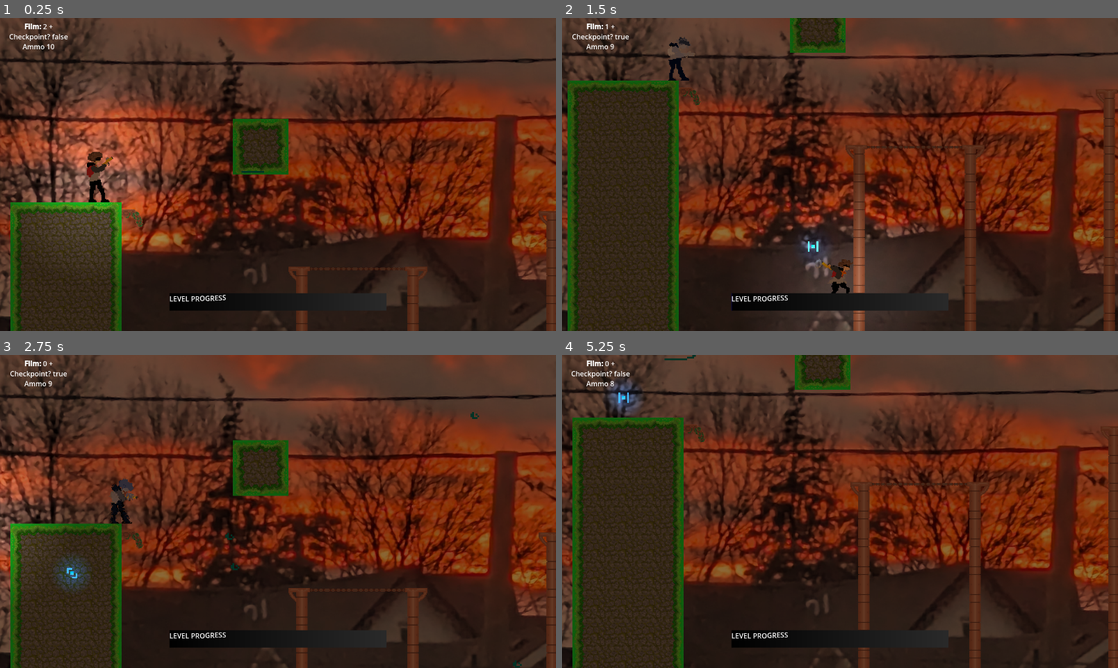
Above: before the commit, frames 1-4 (two rows, left to right).
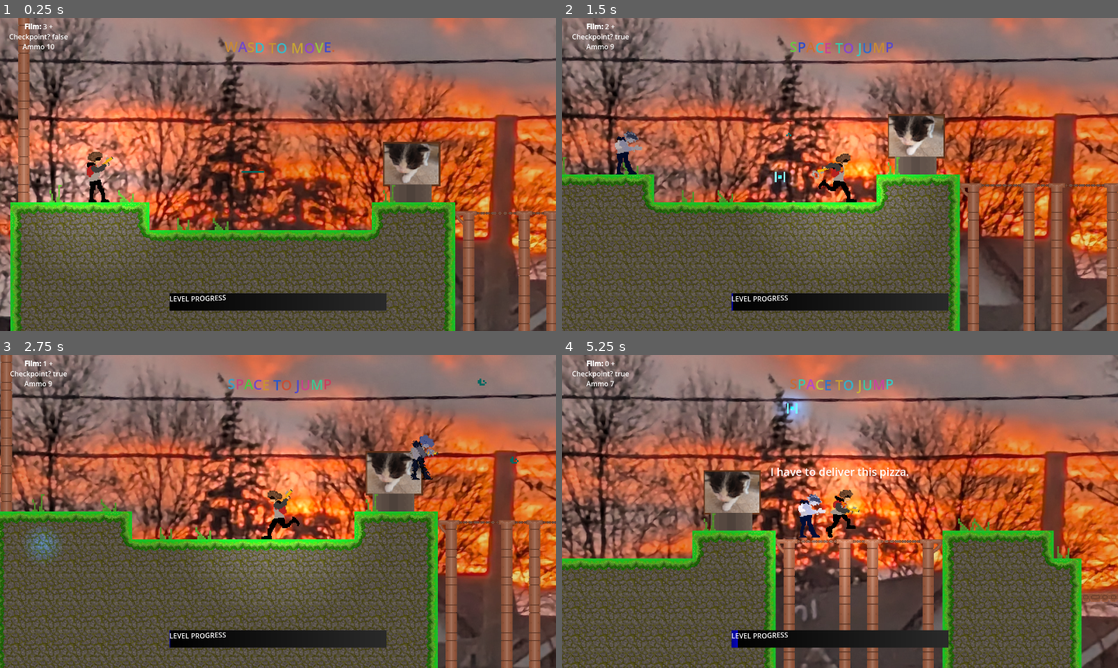
Above: after the commit, the same moments.

Repository: Kamedeco/HAVEN_JAW
Game: Godot game, scene res://scenes/world.tscn
The game is run twice, just before and just after one commit, with the same random seed, the same clock (stepped at 60 frames per second) and the same inputs.
Inputs (mouse positions are in pixels of both pictures, inside the frame that each line leads up to):
- Up to frame 1 (0.25 s): no input
- Up to frame 2 (1.5 s): move the mouse to (962, 158) at 0.52 s; hold D (Right) from 0.53 s (still down); right-click (962, 158) at 0.6 s; tap Space (Jump) at 0.77 s; move the mouse to (728, 190) at 1.27 s; click (728, 190) at 1.35 s
- Up to frame 3 (2.75 s): tap Space (Jump) at 1.52 s; move the mouse to (333, 442) at 2.02 s; release D (Right) at 2.03 s; hold A (Left) from 2.03 s (still down); right-click (333, 442) at 2.1 s
- Up to frame 4 (5.25 s): move the mouse to (812, 574) at 2.77 s; release A (Left) at 2.78 s; hold D (Right) 2.78-4.28 s; click (812, 574) at 2.85 s; tap Space (Jump) at 3.02, 3.77, 4.52 s; move the mouse to (1006, 558) at 3.52 s; right-click (1006, 558) at 3.6 s; move the mouse to (673, 464) at 4.27 s; hold A (Left) 4.28-5.03 s; click (673, 464) at 4.35 s; move the mouse to (867, 511) at 5.02 s; hold D (Right) from 5.03 s (still down); right-click (867, 511) at 5.1 s

The runs differ from the first frame. In frame 1, 95% of the frame differs, in the area x 0-100%, y 0-100%; in frame 2, 92%; in frame 3, 94%; in frame 4, 92%.

Commit message:
a

Diff:
--- a/Scripts/global.gd
+++ b/Scripts/global.gd
@@ -1,11 +1,11 @@
 extends Node
 var player_ammo = 10
-var player_film = 2
+var player_film = 3
 var film_multiple = 1
 var checkpoint = Vector2(0, 0)
 var checkpointed = false
 var player_pos = Vector2(0, 0)
 var diaCount = 0
-var attempt = 1
+var attempt = 0
 
 var pExists = false
--- a/Scripts/player_bullet.gd
+++ b/Scripts/player_bullet.gd
@@ -7,6 +7,16 @@
 	position += vect * speed * delta
 
 func _on_Bullet_body_entered(body):
-	if body.is_in_group("mobs"):
+	print("I'm inside")
+	if body.is_in_group("enemy"):
 		body.queue_free()
-	queue_free()
+		queue_free()
+
+
+func _on_body_entered(body: Node2D) -> void:
+	print("I'm inside")
+	print("Body groups: ", body.get_groups())
+	if body.is_in_group("enemy"):
+
+		body.kill()
+		queue_free()
--- a/scenes/enemies.gd
+++ b/scenes/enemies.gd
@@ -1,7 +1,7 @@
 extends CharacterBody2D
 #const projectile = preload("res://scenes/projectile.tscn")
 var inDetection = false
-
+var alive = true
 func _on_ready():
 	Global.pExists = false
 
@@ -12,9 +12,16 @@
 	$enemyHeadSpr.set_flip_h(true)
 	$enemyHeadSpr.offset.y = 0
 	$enemyHeadSpr.offset.x = 16
-	if Global.attempt >0:
+	if Global.attempt >0 and alive == true:
+		$killzone/bodycol.disabled = false
 		print("GOOOOOO")
 		var vect = Global.player_pos - position + Vector2(-190, -100)
 		vect = vect.normalized()
 		position += vect*delta*100
 		pass
+	elif alive == false:
+		$killzone/bodycol.disabled = true
+		position.y += 6
+		$".".rotation += 0.02
+func kill():
+	alive = false
--- a/scenes/enemies.tscn
+++ b/scenes/enemies.tscn
@@ -8,6 +8,8 @@
 
 [sub_resource type="RectangleShape2D" id="RectangleShape2D_010eu"]
 size = Vector2(12.138786, 20.049156)
+
+[sub_resource type="RectangleShape2D" id="RectangleShape2D_djfxq"]
 
 [node name="enemy" type="CharacterBody2D" unique_id=1274718360 groups=["enemy"]]
 position = Vector2(-191, -94)
@@ -35,3 +37,8 @@
 color = Color(0.99999994, 0.174173, 0.12721539, 1)
 texture = ExtResource("5_pfngh")
 texture_scale = 0.5
+
+[node name="CollisionShape2D" type="CollisionShape2D" parent="." unique_id=1127939438]
+position = Vector2(187.77766, 97.393776)
+scale = Vector2(2, 2)
+shape = SubResource("RectangleShape2D_djfxq")
--- a/scenes/player_bullet.tscn
+++ b/scenes/player_bullet.tscn
@@ -40,6 +40,8 @@
 "speed": 10.0
 }]
 
+[sub_resource type="CircleShape2D" id="CircleShape2D_djfxq"]
+
 [node name="Player_bullet" type="Area2D" unique_id=1949419481]
 script = ExtResource("1_46jqs")
 
@@ -53,3 +55,8 @@
 color = Color(0, 0.46666667, 1, 1)
 texture = ExtResource("3_0cue5")
 texture_scale = 0.2
+
+[node name="CollisionShape2D" type="CollisionShape2D" parent="." unique_id=1732671290]
+shape = SubResource("CircleShape2D_djfxq")
+
+[connection signal="body_entered" from="." to="." method="_on_body_entered"]
--- a/scenes/world.gd
+++ b/scenes/world.gd
@@ -35,6 +35,8 @@
 	]
 # Called when the node enters the scene tree for the first time.
 func _ready() -> void:
+	Global.player_ammo = 10
+	Global.player_film = 3
 	$Ui/ColorRect/Anima.play("Flash")
 	print(Global.attempt)
 	if Global.attempt == 0:
@@ -180,7 +182,7 @@
 			add_child(Can)
 			Can.global_position.x = build_cords+randi_range(500, 1000)
 			Can.global_position.y = randi_range(-200, 200)
-		for i in randi_range(1, 2):
+		for i in randi_range(0, 1):
 			var Bad = Baddie.instantiate()
 			add_child(Bad)
 			Bad.global_position.x = build_cords+randi_range(500, 1000)
--- a/scenes/world.tscn
+++ b/scenes/world.tscn
@@ -3404,7 +3404,7 @@
 
 [node name="CanvasModulate" type="CanvasModulate" parent="." unique_id=1049937017]
 scale = Vector2(1.0000001, 1)
-color = Color(0.5564192, 0.4124861, 0.30548692, 1)
+color = Color(0.9204972, 0.8393495, 0.78347707, 1)
 
 [node name="Cat2" type="Sprite2D" parent="." unique_id=130205837]
 position = Vector2(435, -40)
Not shown, changed: assets/haven_sounds/Haven OST.mp3.import
